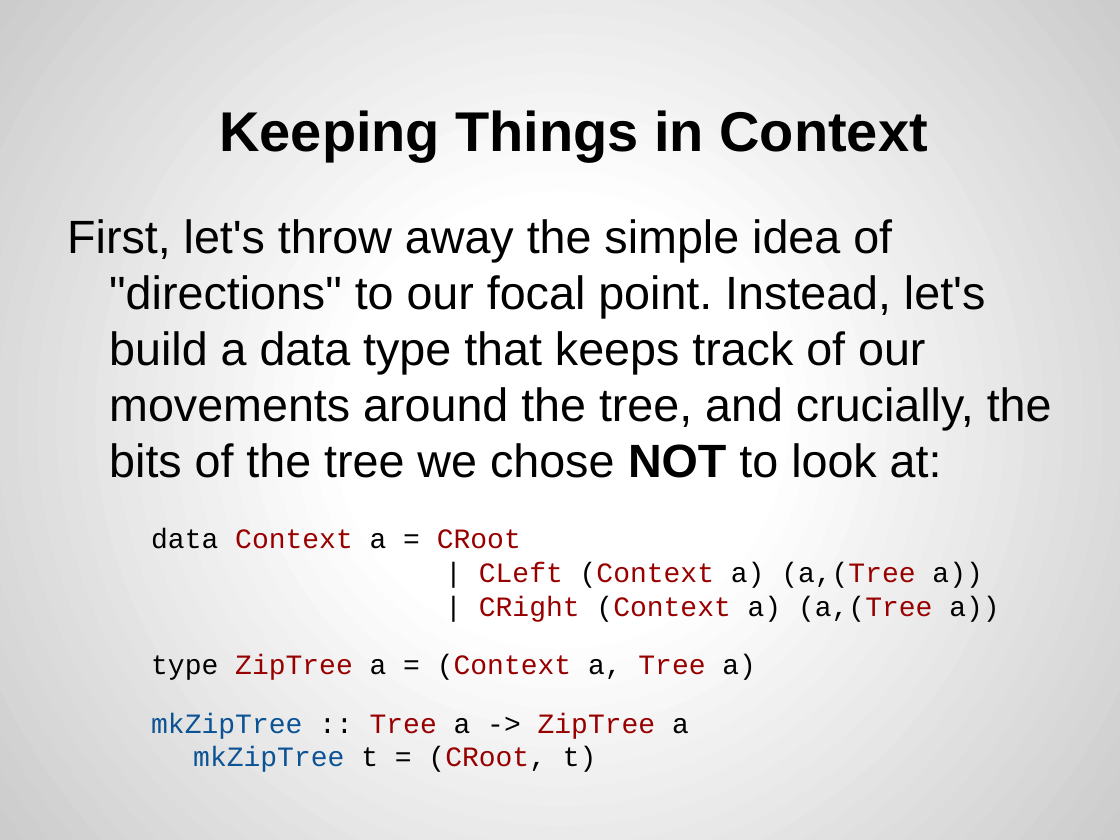
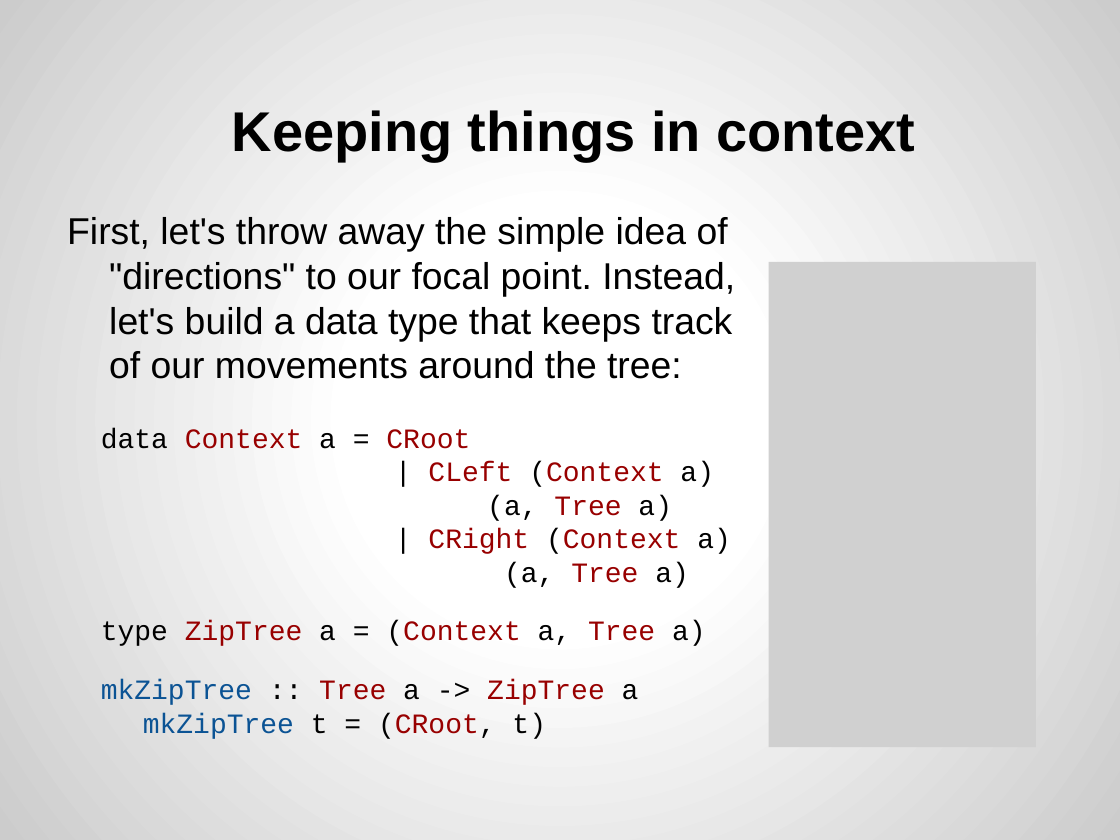
Before and after one commit to joel-wright/ZipperHS, a slide deck: slide 8 of Slides/The Zipper.pptx. Drawn at 1120x840 pixels with LibreOffice and Linux fonts; fonts in the diff are those of the drawing; grey boxes stand for pictures. Boxes give left, top, right and bottom in pixels: in the first picture for what was removed or moved away, otherwise in the second. Text is boxed around its words. In the diff, an @@ line names an element or a change of style, - is before the commit and + after.

```diff
--- a/Slides/The Zipper.pptx
+++ b/Slides/The Zipper.pptx
@@ title at [232,110,915,161]: text changed @@
-Keeping Things in Context
+Keeping things in context
@@ text at [67,217,735,588]: text changed; size 30 to 24 pt @@
-First, let's throw away the simple idea of "directions" to our focal point. Instead, let's build a data type that keeps track of our movements around the tree, and crucially, the bits of the tree we chose NOT to look at:
-data Context a = CRoot
-| CLeft (Context a) (a,(Tree a))
-| CRight (Context a) (a,(Tree a))
+First, let's throw away the simple idea of "directions" to our focal point. Instead, let's build a data type that keeps track of our movements around the tree:
+data Context a = CRoot
+| CLeft (Context a)
+(a, Tree a)
+| CRight (Context a)
+(a, Tree a)
@@ picture added at [768,262,1036,747] @@
```
Also in this commit, not shown: 10 other slides changed, 1 other file.
